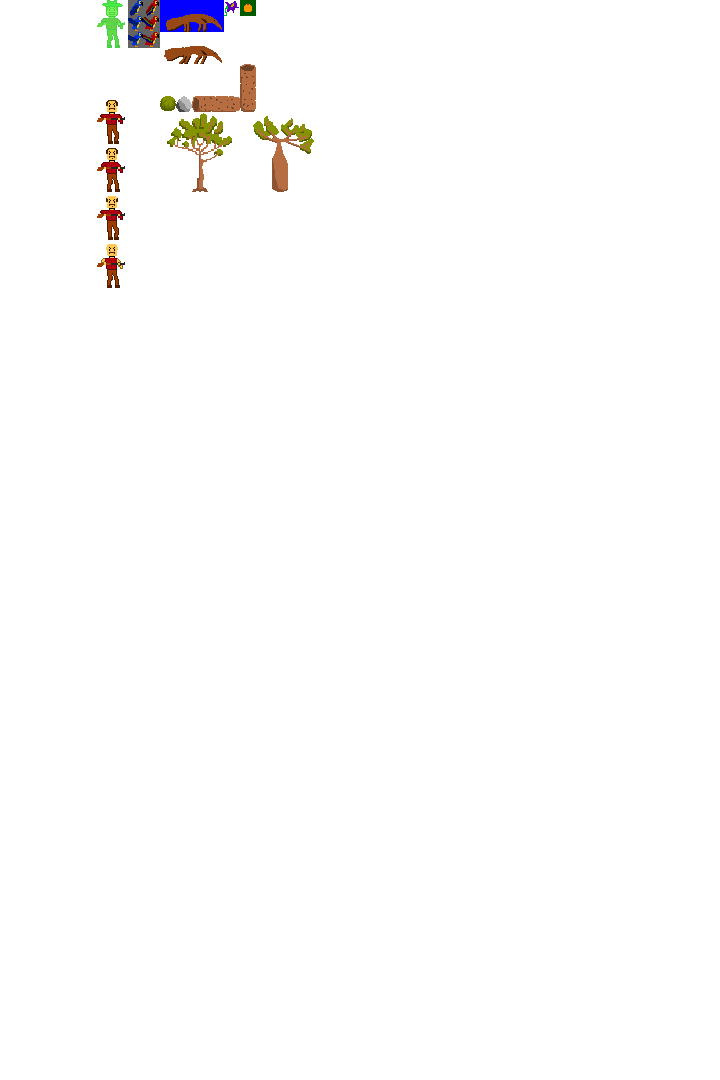
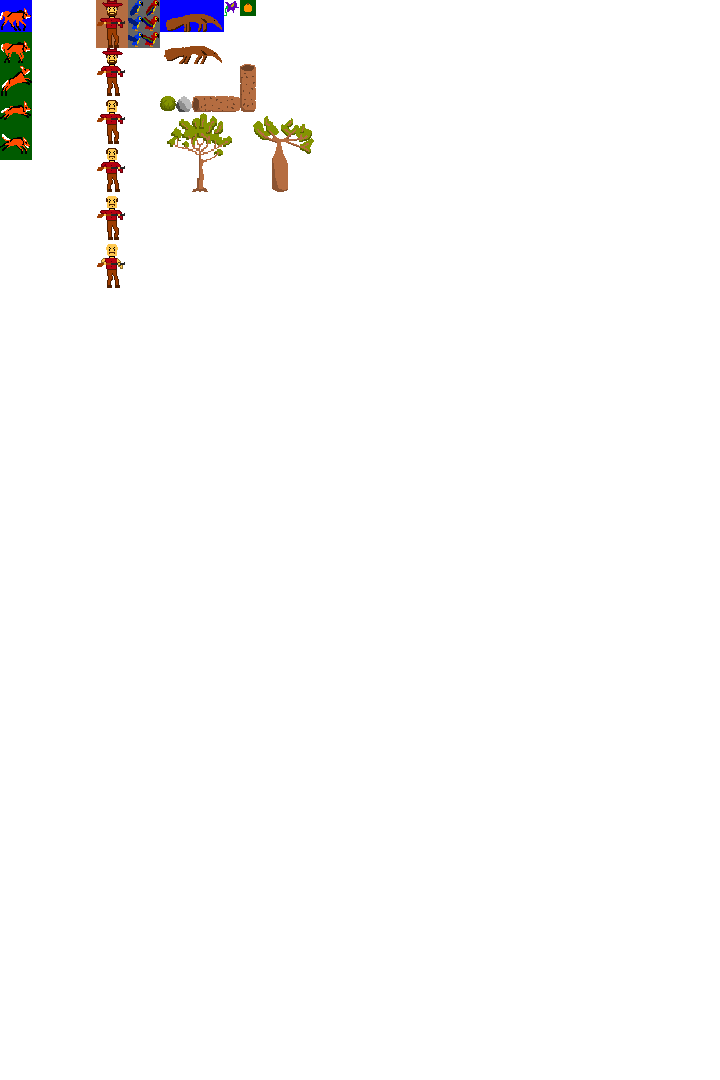
Layers edited between the first and the second 720px x 1080px image:
showed group "Guarazin" (7 layers) over box(0, 0, 128, 160)
showed group "Caçador" (1st of 4) (4 layers) over box(96, 0, 128, 96)
